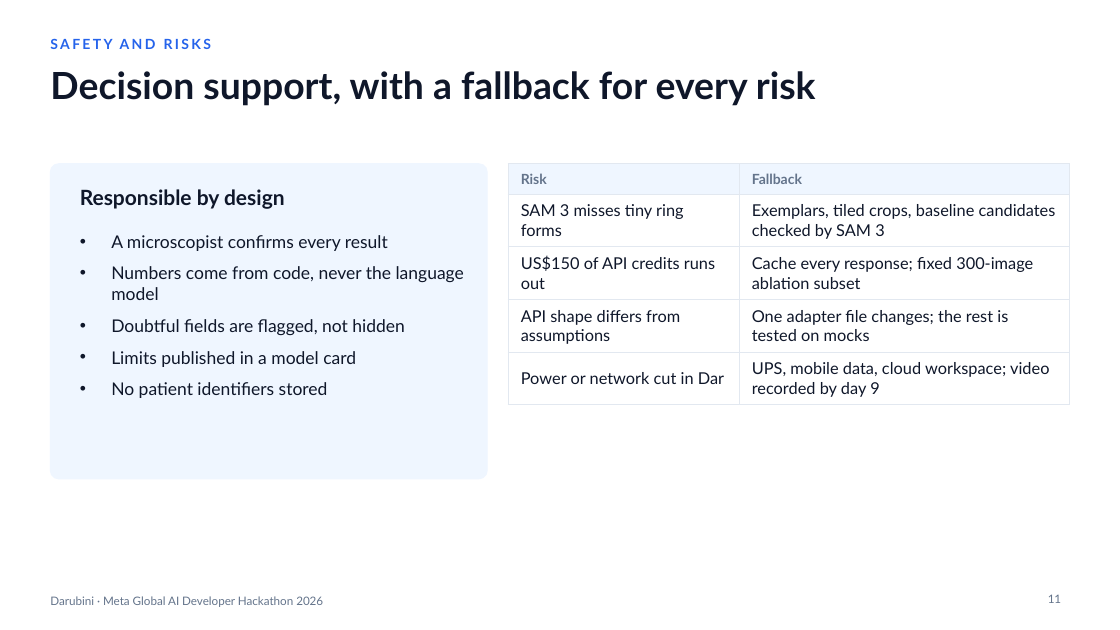
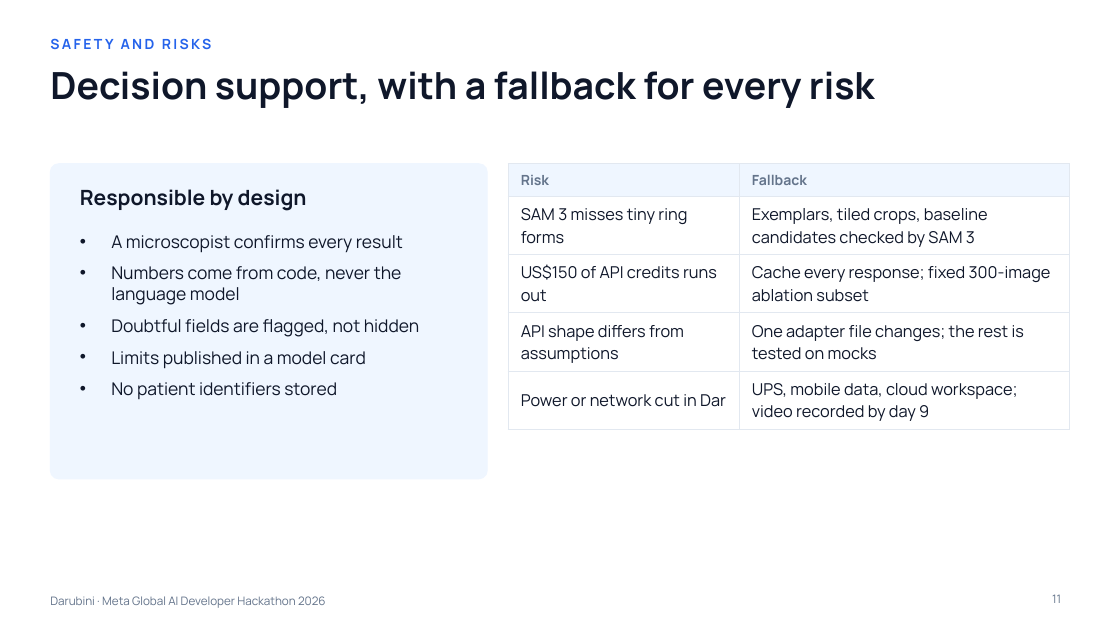
Before and after one commit to albertmwangwa/darubini, a slide deck: slide 11 of docs/proposal/Darubini-Proposal.pptx. Drawn at 1120x630 pixels with LibreOffice and Linux fonts; fonts in the diff are those of the drawing. Boxes give left, top, right and bottom in pixels: in the first picture for what was removed or moved away, otherwise in the second. Text is boxed around its words. In the diff, an @@ line names an element or a change of style, - is before the commit and + after.

```diff
--- a/docs/proposal/Darubini-Proposal.pptx
+++ b/docs/proposal/Darubini-Proposal.pptx
@@ table at [508,164,1070,425] @@
@@ font Lato to Manrope @@
@@ font Lato to Manrope in 6 elements at [121,38,212,49], [50,71,875,108], [80,189,307,211], [111,235,419,399], [1052,594,1061,603], [50,596,326,608] @@
```
Also in this commit, not shown: 11 other slides changed, 1 other file.
